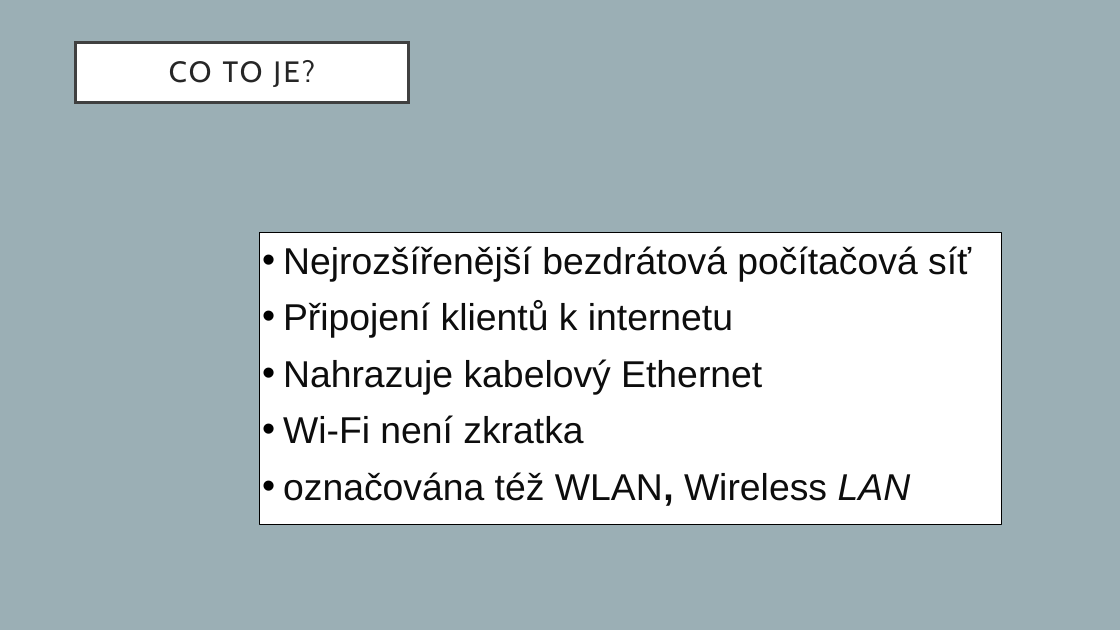
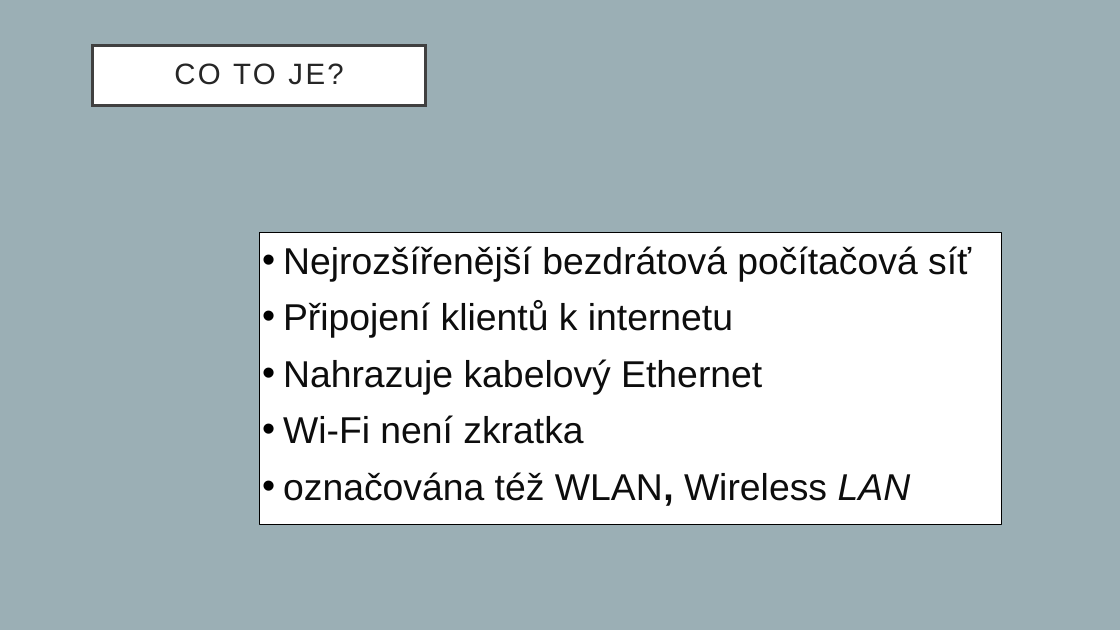
Before and after one commit to proch4zkov4/prezentace-wifi, a slide deck: slide 2 of prochazkova.pptx. Drawn at 1120x630 pixels with LibreOffice and Linux fonts; fonts in the diff are those of the drawing. Boxes give left, top, right and bottom in pixels: in the first picture for what was removed or moved away, otherwise in the second. Text is boxed around its words. In the diff, an @@ line names an element or a change of style, - is before the commit and + after.

```diff
--- a/prochazkova.pptx
+++ b/prochazkova.pptx
@@ title "CO TO JE?": place and size @@
-title "CO TO JE?" at bbox=[76, 43, 408, 103]
+title "CO TO JE?" at bbox=[93, 45, 426, 105]
@@ title "CO TO JE?" at bbox=[93, 45, 426, 105]: font Cabin to Arial @@
```
Also in this commit, not shown: 2 other slides changed, 2 slides added, 2 slides removed.
